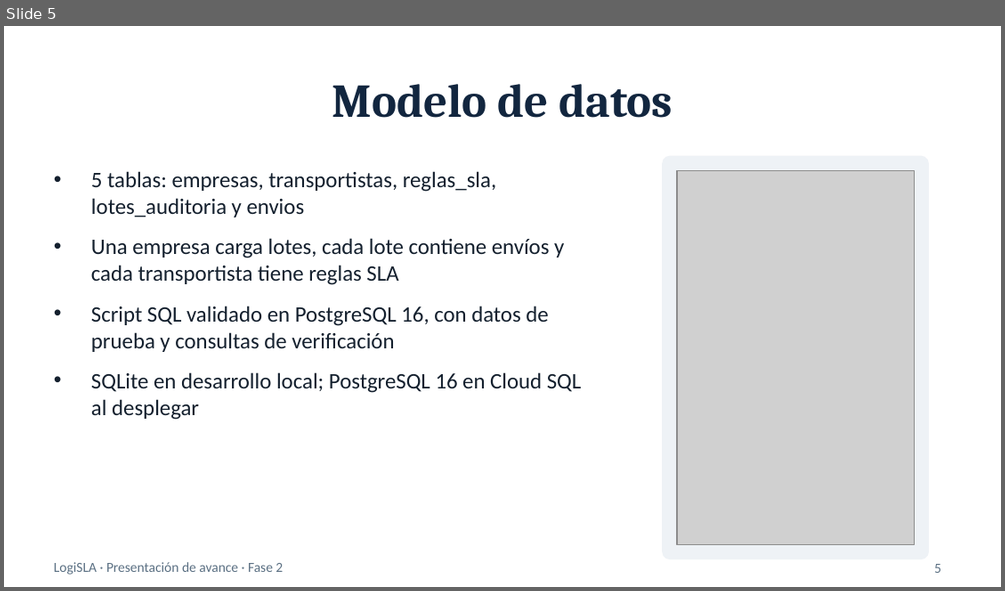
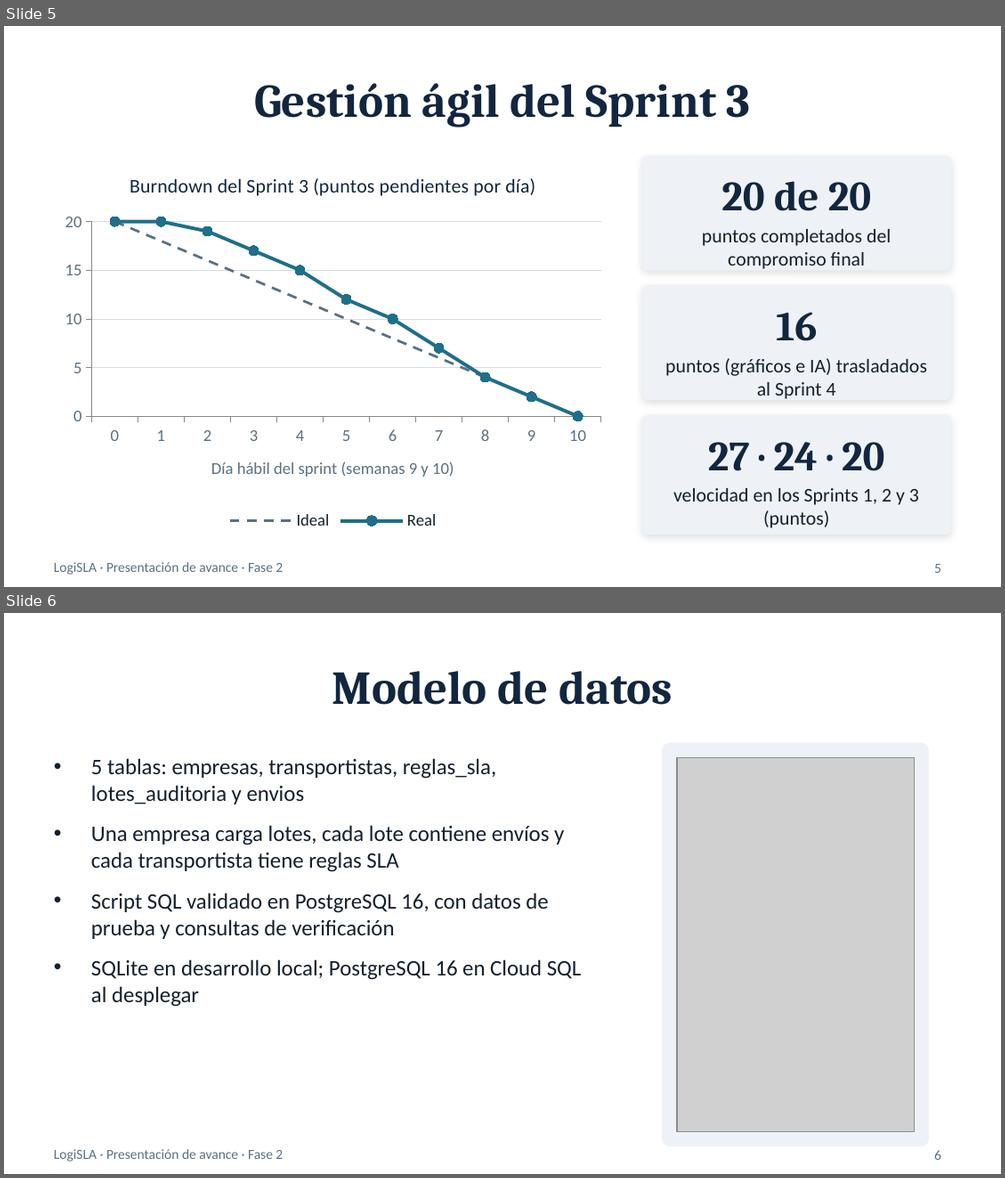
Before and after one commit to seba038duoc/LogiSLA_Capstone, a slide deck: Fase 2/Evidencias Proyecto/Presentación Proyecto.pptx. Shown one above the other, each under a label of ours: slide 5 before the commit, slides 5 and 6 after it. The pictures are 1005x591 and 1005x1178 pixels, drawn with LibreOffice and Linux fonts; fonts in the diff are those of the drawing; grey boxes stand for pictures. Boxes give left, top, right and bottom in pixels: in the first picture for what was removed or moved away, otherwise in the second. Text is boxed around its words. In the diff, an @@ line names an element or a change of style, - is before the commit and + after.

```diff
--- a/Fase 2/Evidencias Proyecto/Presentación Proyecto.pptx
+++ b/Fase 2/Evidencias Proyecto/Presentación Proyecto.pptx
@@ slide 5 added at [4,26,1001,587], background #FFFFFF; not listed: 1 template element that a slide beside it also shows @@
@@ title added at [254,83,751,127], 34 pt, text #12263F, bold @@
+Gestión ágil del Sprint 3
@@ line chart added at [54,156,612,534] @@
+title "Burndown del Sprint 3 (puntos pendientes por día)"
+categories: 0, 1, 2, 3, 4, 5, 6, 7, 8, 9, 10
+Ideal: 20, 18, 16, 14, 12, 10, 8, 6, 4, 2, 0
+Real: 20, 20, 19, 17, 15, 12, 10, 7, 4, 2, 0
@@ rounded rectangle added at [642,156,951,270], fill #EEF2F6 @@
@@ text added at [721,181,872,211], 30 pt, text #12263F, bold @@
+20 de 20
@@ text added at [702,229,890,269], 14 pt, text #14202E @@
+puntos completados del compromiso final
@@ rounded rectangle added at [642,285,951,400], fill #EEF2F6 @@
@@ text added at [776,312,817,341], 30 pt, text #12263F, bold @@
+16
@@ text added at [665,358,927,399], 14 pt, text #14202E @@
+puntos (gráficos e IA) trasladados al Sprint 4
@@ rounded rectangle added at [642,415,951,534], fill #EEF2F6 @@
@@ text added at [708,442,885,471], 30 pt, text #12263F, bold @@
+27 · 24 · 20
@@ text added at [673,488,919,528], 14 pt, text #14202E @@
+velocidad en los Sprints 1, 2 y 3 (puntos)
@@ page number added at [934,564,941,572], 10 pt, text #5B7083 @@
+5
@@ what was slide 5 is now slide 6 @@
@@ page number at [934,1150,941,1159]: text changed @@
-5
+6
```
Also in this commit, not shown: 8 slides changed, 30 other files.
